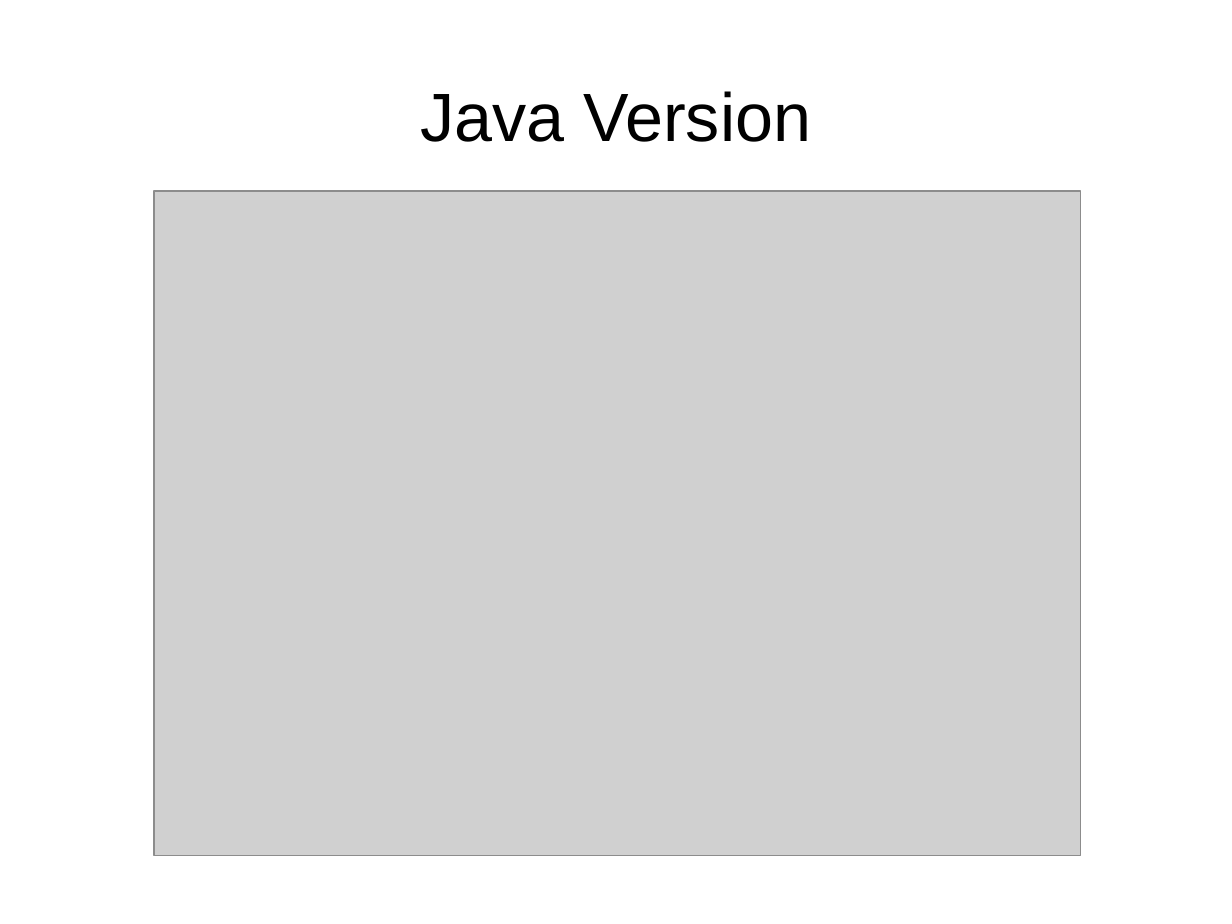
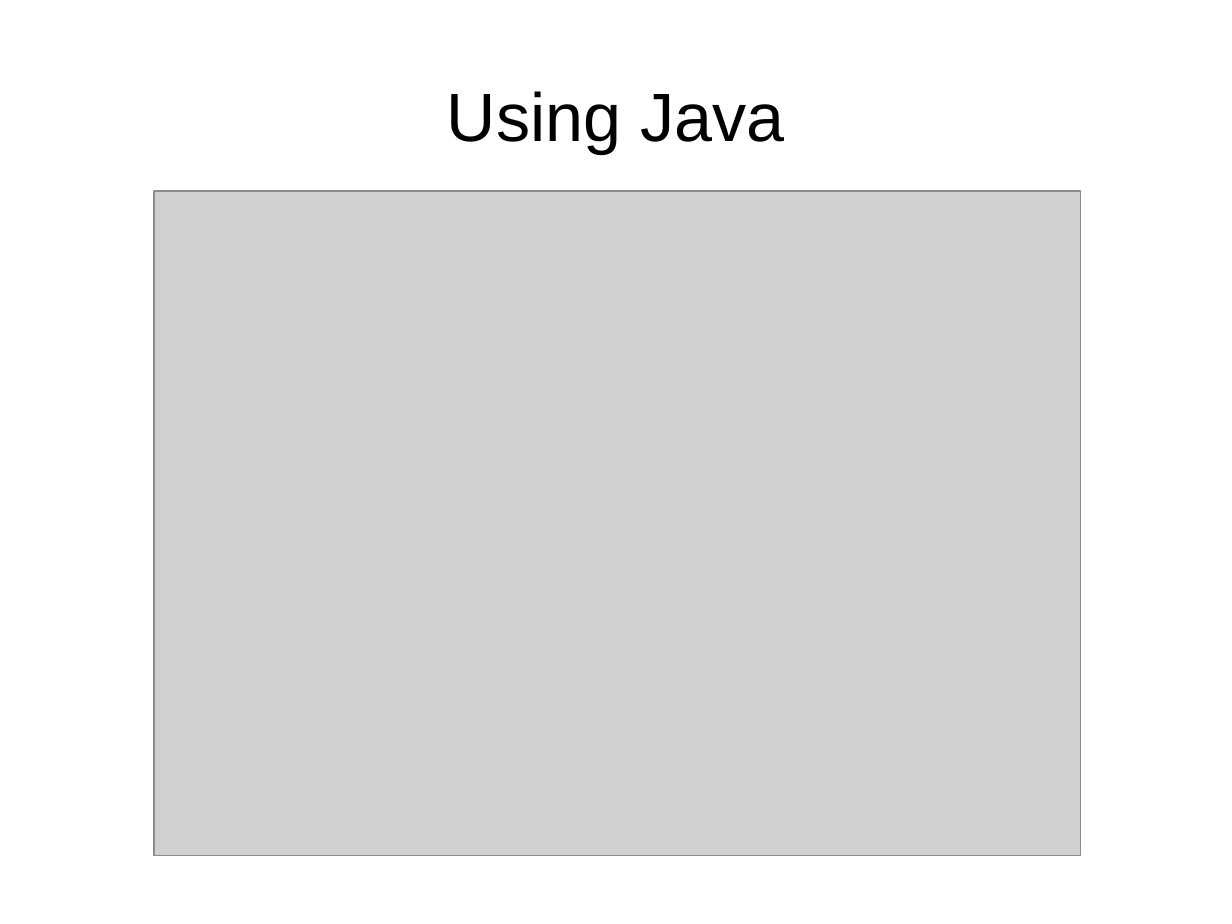
Before and after one commit to Mamun/prac, a slide deck: slide 9 of slide.odp (slide 8 before the commit). Drawn at 1232x924 pixels with LibreOffice and Linux fonts; fonts in the diff are those of the drawing; grey boxes stand for pictures; background and template pictures are left out. Boxes give left, top, right and bottom in pixels: in the first picture for what was removed or moved away, otherwise in the second. Text is boxed around its words. In the diff, an @@ line names an element or a change of style, - is before the commit and + after.

```diff
--- a/slide.odp
+++ b/slide.odp
@@ title at box(447, 91, 784, 153): text changed @@
-Java Version
+Using Java
```
Also in this commit, not shown: 7 other slides changed, 5 slides added, 3 slides removed, 1 other file.
